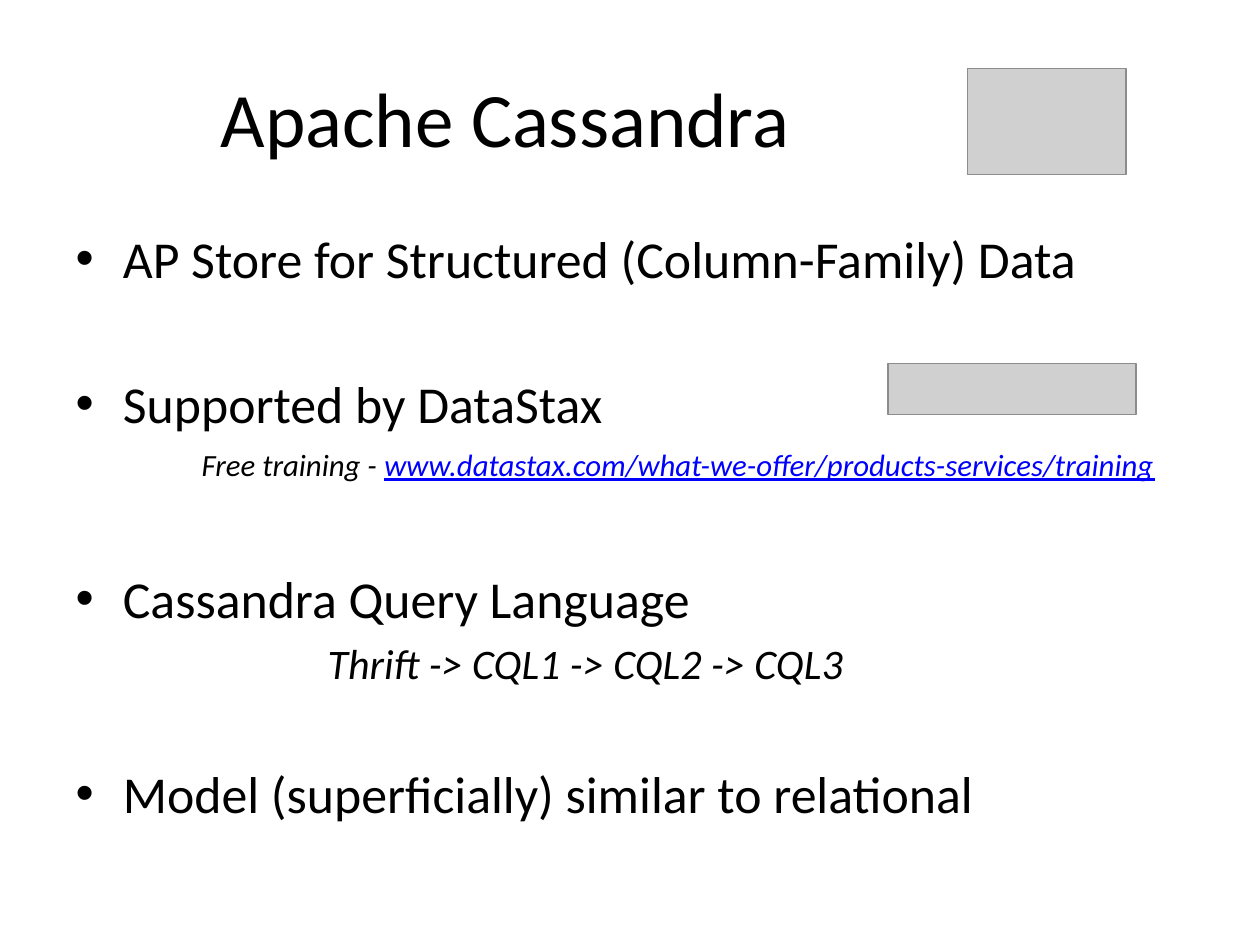
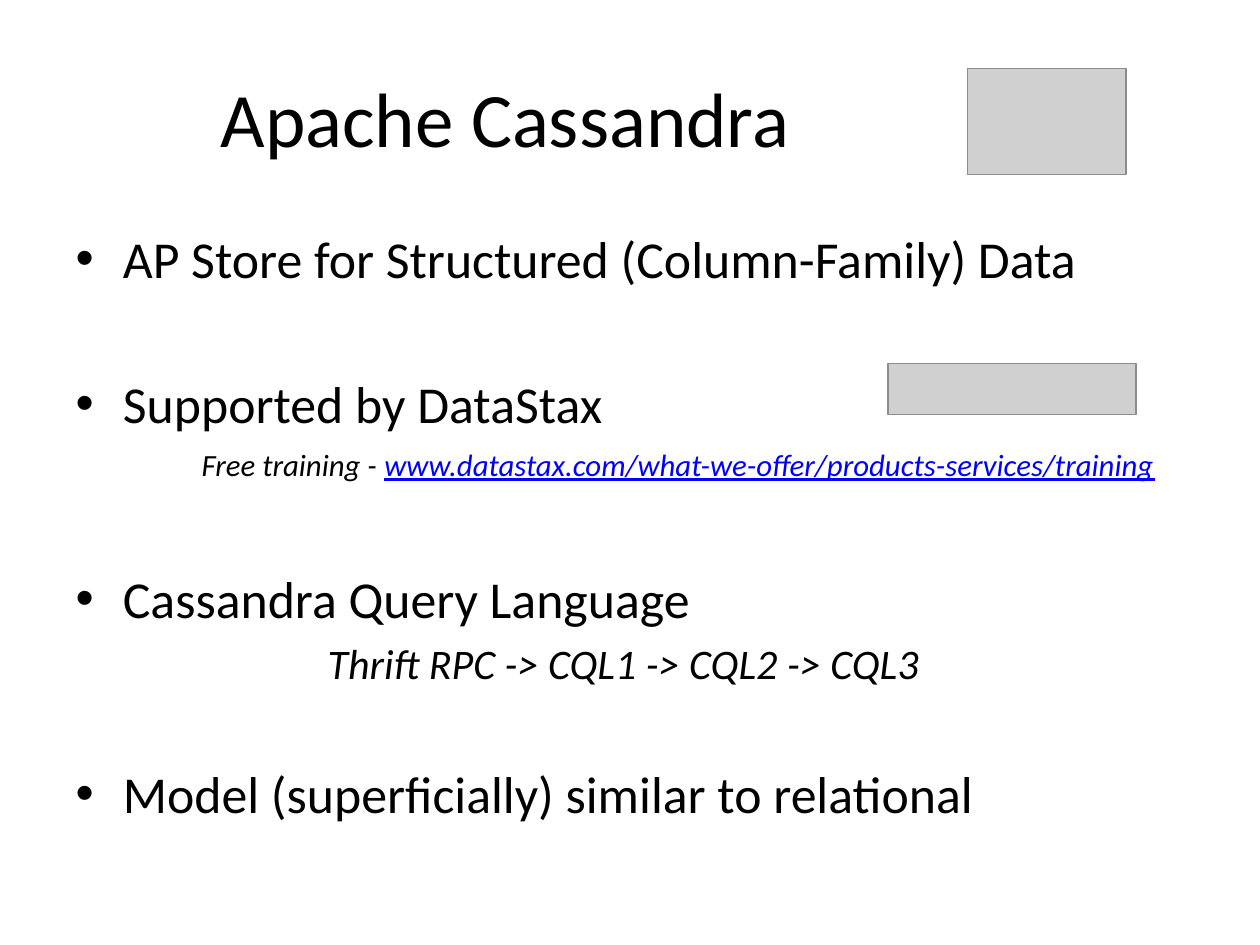
Before and after one commit to alexdgarland/database-demos, a slide deck: slide 25 of Slides/Not Only SQL - Picking A Database for DotNET.pptx (slide 28 before the commit). Drawn at 1260x945 pixels with LibreOffice and Linux fonts; fonts in the diff are those of the drawing; grey boxes stand for pictures. Boxes give left, top, right and bottom in pixels: in the first picture for what was removed or moved away, otherwise in the second. Text is boxed around its words. In the diff, an @@ line names an element or a change of style, - is before the commit and + after.

```diff
--- a/Slides/Not Only SQL - Picking A Database for DotNET.pptx
+++ b/Slides/Not Only SQL - Picking A Database for DotNET.pptx
@@ text at (x1=328, y1=649, x2=918, y2=685): text changed @@
-Thrift -> CQL1 -> CQL2 -> CQL3
+Thrift RPC -> CQL1 -> CQL2 -> CQL3
```
Also in this commit, not shown: 5 other slides changed, 3 slides removed.
